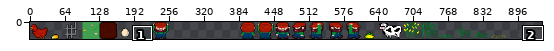
Sprite sheet -- spritesheet/assets.png. Above: a wide view before the commit, with the close-up outlined.
Close-up. First the earlier version:
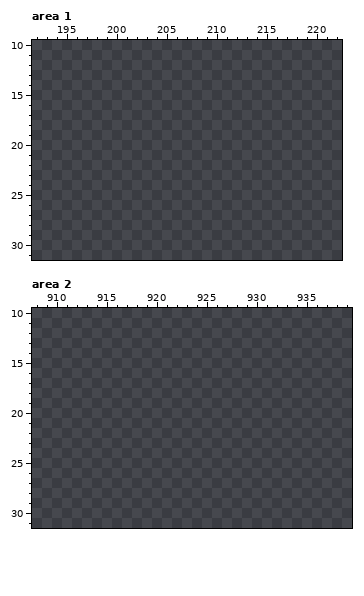
The file is 940x32 pixels. Colours within 5 levels of each other are drawn and written as one. Shown: area 1: x 192..222, y 10..31; area 2: x 908..939, y 10..31. The old version is drawn lined up with the new one. The commit also changed other parts of the picture, which this record leaves out.
Palette (. is transparent): 
Now the later version:
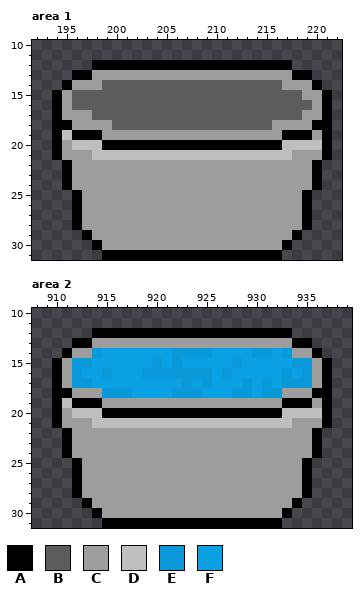
Colours new in this view: A #000000  B #5c5c5c  C #9d9d9d  D #bebebe  E #0998d8  F #09a0e4
Diff:
drawings rearranged on the sheet (the old picture shows each at its new place; 4 dropped ones are not shown)
Changed rows in their new state; - is an unchanged pixel.
Area 1:
first column x 194:
12 ----AAAAAAAAAAAAAAAAAAAA----
13 --AACCCCCCCCCCCCCCCCCCCCAA--
14 -ACCCBBBBBBBBBBBBBBBBBBCCCA-
15 ACBBBBBBBBBBBBBBBBBBBBBBBCCA
16 ACBBBBBBBBBBBBBBBBBBBBBBBBCA
17 ACCCBBBBBBBBBBBBBBBBBBBBBCCA
18 AACCCCBBBBBBBBBBBBBBBBCCCCAA
19 ADAAACCCCCCCCCCCCCCCCCCAAACA
20 ACDDDAAAAAAAAAAAAAAAAAADDDDA
21 ACCCDDDDDDDDDDDDDDDDDDDDCCCA
22 -ACCCCCCCCCCCCCCCCCCCCCCCCA-
23 -ACCCCCCCCCCCCCCCCCCCCCCCCA-
24 -ACCCCCCCCCCCCCCCCCCCCCCCCA-
25 --ACCCCCCCCCCCCCCCCCCCCCCA--
26 --ACCCCCCCCCCCCCCCCCCCCCCA--
27 --ACCCCCCCCCCCCCCCCCCCCCCA--
28 --ACCCCCCCCCCCCCCCCCCCCCCA--
29 ---ACCCCCCCCCCCCCCCCCCCCA---
30 ----ACCCCCCCCCCCCCCCCCCA----
31 -----AAAAAAAAAAAAAAAAAA-----
Area 2:
first column x 910:
12 ----AAAAAAAAAAAAAAAAAAAA----
13 --AACCCCCCCCCCCCCCCCCCCCAA--
14 -ACCEFFFFFFFEEEEFFFFEEFECCA-
15 ACEEFFFFFFEFEFFFFFEFFFFFEECA
16 ACEFFEFFFEEEEEEEFEFFFFFEFECA
17 ACEEFFFFFFFFFEFEFFFEFEFEEECA
18 AACCCEEEFFFFEEEFFFEEFEECCCAA
19 ADAAACCCCCCCCCCCCCCCCCCAAACA
20 ACDDDAAAAAAAAAAAAAAAAAADDDDA
21 ACCCDDDDDDDDDDDDDDDDDDDDCCCA
22 -ACCCCCCCCCCCCCCCCCCCCCCCCA-
23 -ACCCCCCCCCCCCCCCCCCCCCCCCA-
24 -ACCCCCCCCCCCCCCCCCCCCCCCCA-
25 --ACCCCCCCCCCCCCCCCCCCCCCA--
26 --ACCCCCCCCCCCCCCCCCCCCCCA--
27 --ACCCCCCCCCCCCCCCCCCCCCCA--
28 --ACCCCCCCCCCCCCCCCCCCCCCA--
29 ---ACCCCCCCCCCCCCCCCCCCCA---
30 ----ACCCCCCCCCCCCCCCCCCA----
31 -----AAAAAAAAAAAAAAAAAA-----
